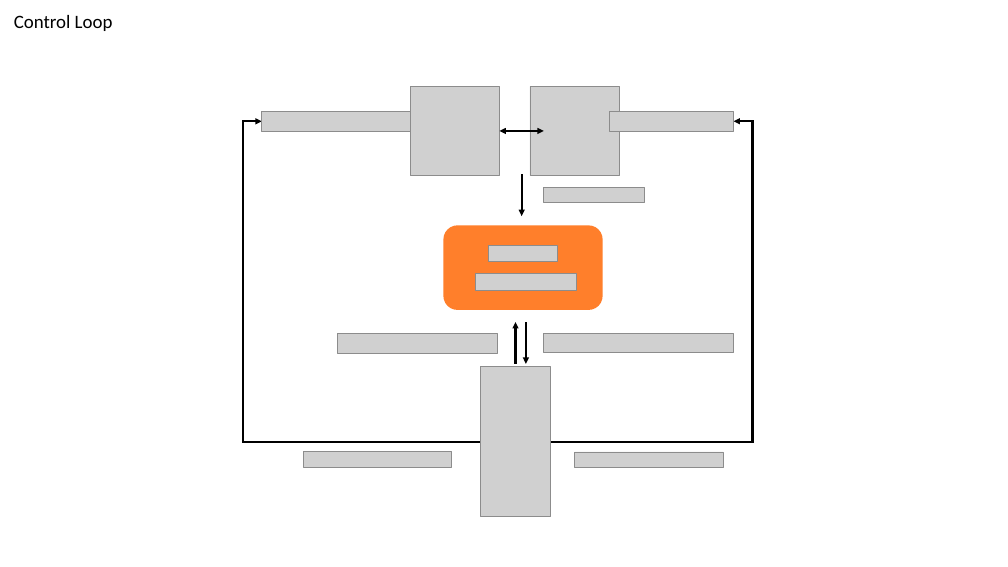
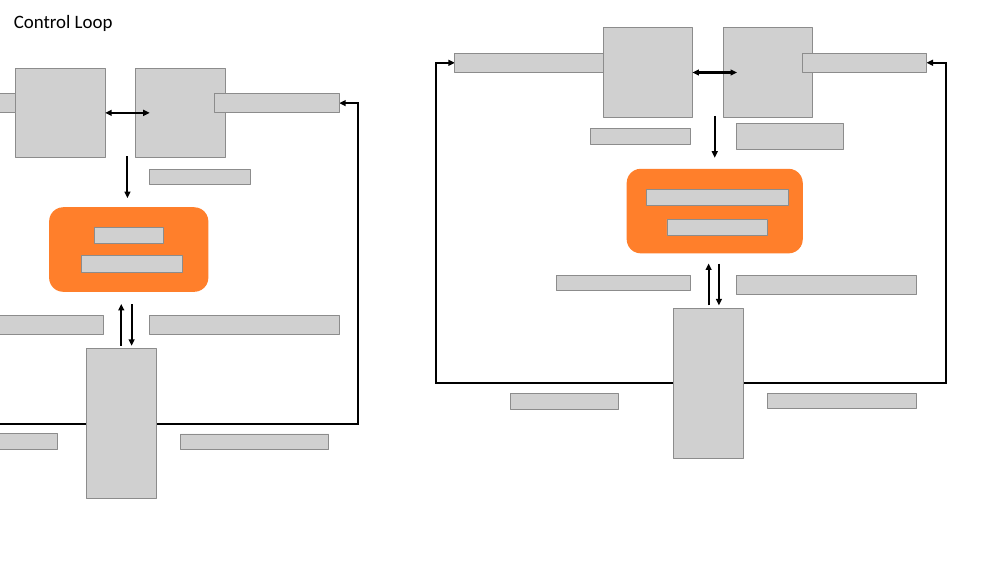
Before and after one commit to mhubii/masters_thesis, a slide deck: slide 3 of windows/masters_thesis_imgs.pptx. Drawn at 1008x567 pixels with LibreOffice and Linux fonts; fonts in the diff are those of the drawing; grey boxes stand for pictures. Boxes give left, top, right and bottom in pixels: in the first picture for what was removed or moved away, otherwise in the second. Text is boxed around its words. In the diff, an @@ line names an element or a change of style, - is before the commit and + after.

```diff
--- a/windows/masters_thesis_imgs.pptx
+++ b/windows/masters_thesis_imgs.pptx
@@ elbow arrow moved from (481, 442) - (262, 121) to (86, 424) - (0, 104) @@
@@ 11 pictures, 3 arrows, 1 rounded rectangle, 1 elbow arrow, 1 double arrow: place and size @@
-11 pictures, 3 arrows, 1 rounded rectangle, 1 elbow arrow, 1 double arrow at (262, 86, 752, 517)
+11 pictures, 3 arrows, 1 rounded rectangle, 1 elbow arrow, 1 double arrow at (0, 68, 358, 499)
@@ picture added at (737, 124, 844, 149) @@
@@ group added at (436, 28, 946, 459): 12 pictures, 3 arrows, 2 elbow arrows, 1 rounded rectangle, 1 double arrow @@
@@ picture: place and size @@
-picture at (303, 451, 451, 467)
+picture at (0, 434, 57, 449)
```
Also in this commit, not shown: 1 other slide changed, 2 other files.
